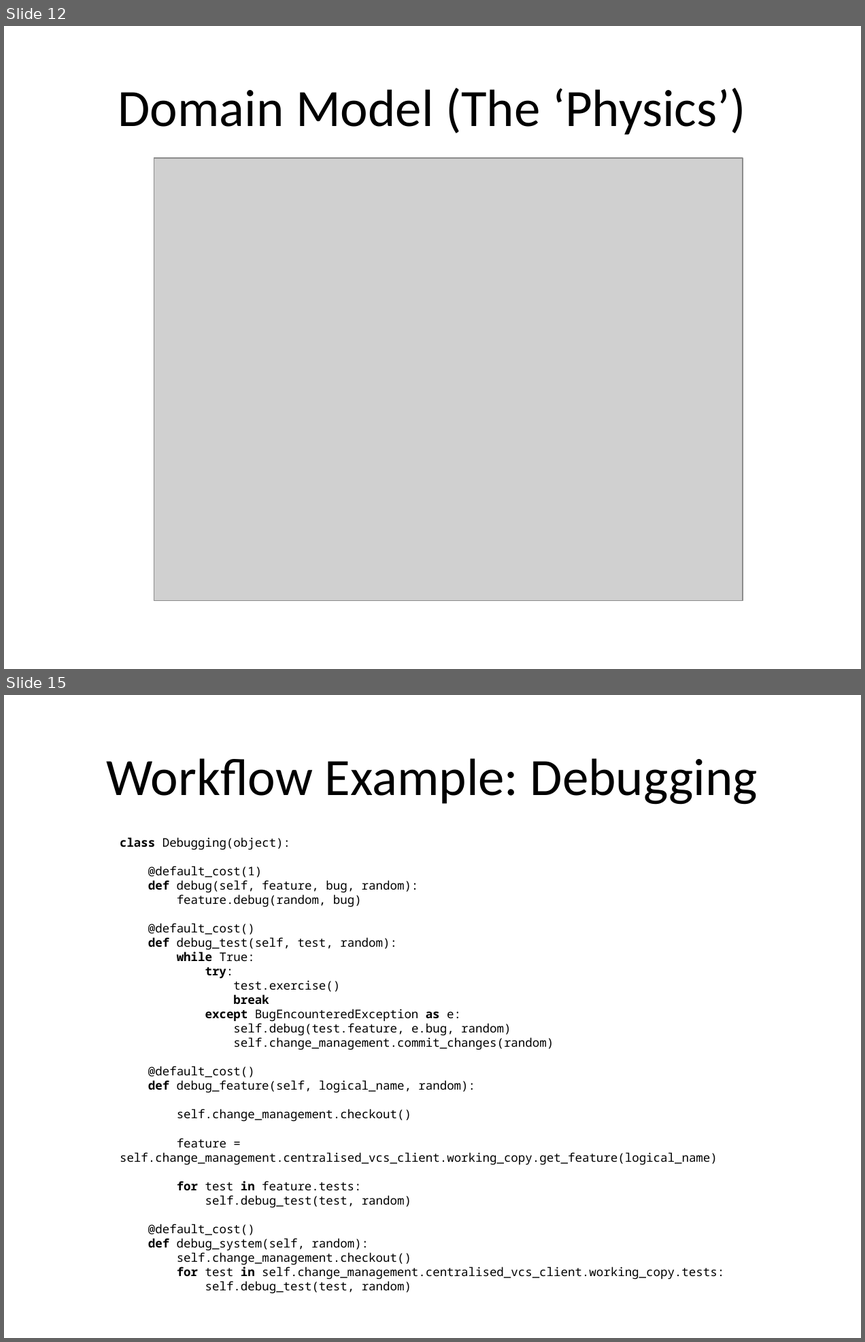
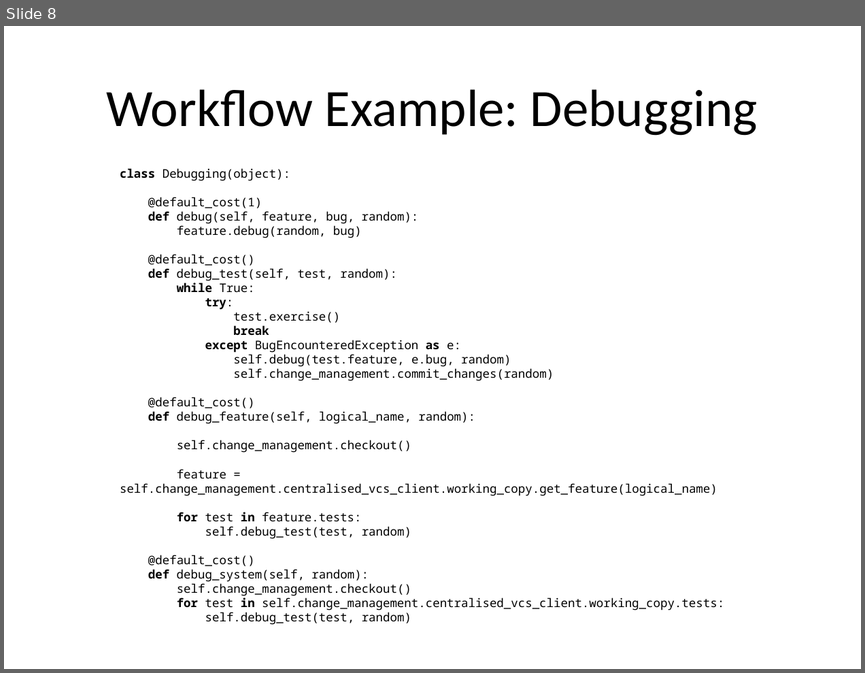
Before and after one commit to probablytom/fuzzi-moss-paper, a slide deck: Presentation.pptx. Shown one above the other, each under a label of ours: slides 12 and 15 before the commit, slide 8 after it; the slides between them are not shown. The pictures are 865x1342 and 865x673 pixels, drawn with LibreOffice and Linux fonts; fonts in the diff are those of the drawing; grey boxes stand for pictures. Boxes give left, top, right and bottom in pixels: in the first picture for what was removed or moved away, otherwise in the second. Text is boxed around its words. In the diff, an @@ line names an element or a change of style, - is before the commit and + after.

```diff
--- a/Presentation.pptx
+++ b/Presentation.pptx
@@ slide 12 removed at <box>4,26,861,669</box>, background #FFFFFF @@
@@ title removed at <box>118,88,746,135</box> @@
-Domain Model (The ‘Physics’)
@@ picture removed at <box>154,158,742,600</box> @@
@@ what was slide 15 is now slide 8 @@
```
Also in this commit, not shown: 11 slides changed, 3 slides added, 16 other slides removed.
